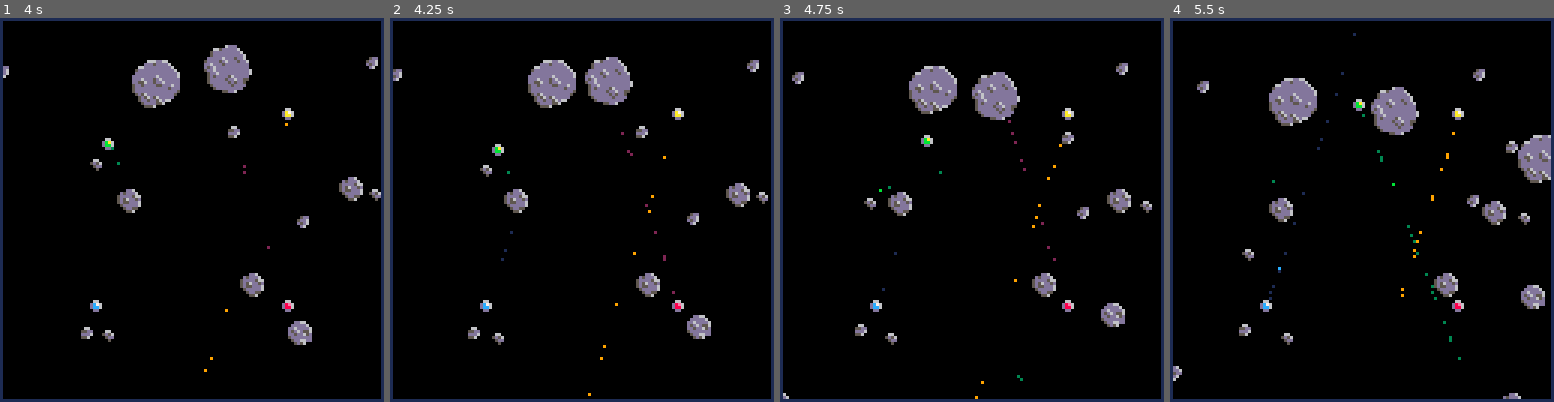
Above: before the commit, frames 1-4 (left to right).
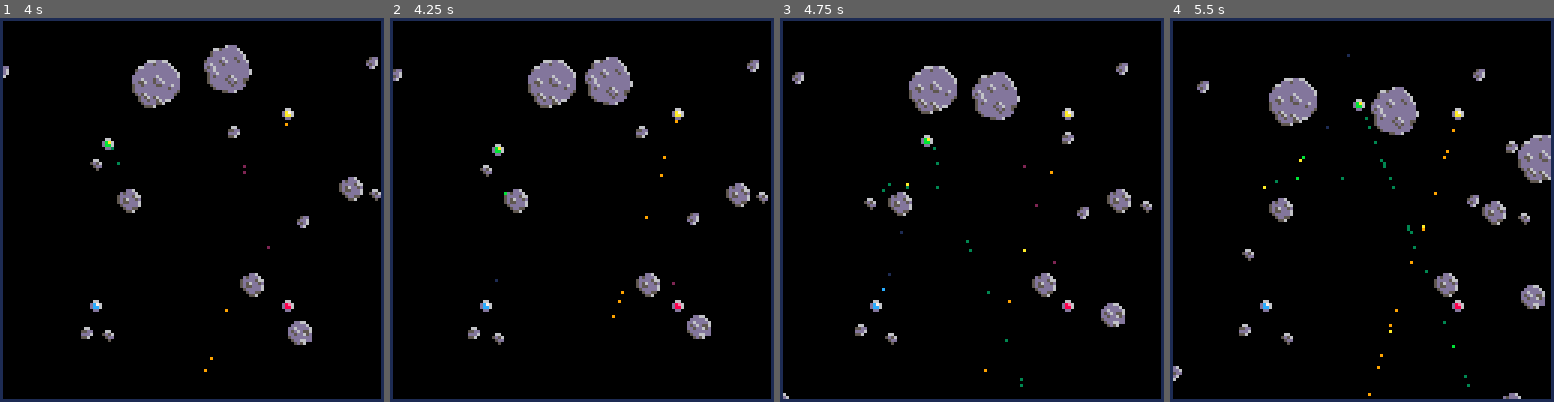
Above: after the commit, the same moments.

Repository: Ramito/PICO-8-Projects
Game: PICO-8 cartridge laserduel.p8
The game is run twice, just before and just after one commit, with the same random seed, the same clock (stepped at 60 frames per second) and the same inputs.
Inputs:
- Up to frame 1 (4 s): tap X (X key) at 0.33, 1.07, 1.85, 2.97 s; tap O (Z key) at 0.7, 1.7, 2.1, 2.5, 2.9, 3.3, 3.7 s; hold Right 1.6-2.1 s; hold Up 2.15-2.42 s; hold Right 2.47-3.03 s; hold Left 3.08-3.58 s; hold Down 3.63-3.97 s
- Up to frame 2 (4.25 s): hold Right from 4.02 s (still down); tap X (X key) at 4.08 s; tap O (Z key) at 4.1 s
- Up to frame 3 (4.75 s): tap O (Z key) at 4.5 s; release Right at 4.68 s; hold Up from 4.73 s (still down)
- Up to frame 4 (5.5 s): tap O (Z key) at 4.9, 5.3 s; release Up at 5.03 s; hold Left from 5.08 s (still down); tap X (X key) at 5.2 s

Frame 1 is identical in both runs. In frame 2, 0.2% of the frame differs, in the area x 27-75%, y 26-99%; in frame 3, 0.3%; in frame 4, 0.5%, in the area x 24-79%, y 3-99%.

Commit message:
Laser state machine logic

Diff:
--- a/laserduel.p8
+++ b/laserduel.p8
@@ -497,6 +497,8 @@
  attrs.aim_acc=0.0001
  attrs.aim_drag=0.99925
  attrs.aim_brake=0.9
+ attrs.reload_ticks=60
+ attrs.discharge_ticks=40
 	lasers.attrs=attrs
 end
 
@@ -504,7 +506,9 @@
 	local laser={
 		aim=aim,
 		aim_speed=0,
-		trigger=false,
+		discharging=false,
+		beam_active=false,
+		ticks=0,
 		index=index,
 		attrs=lasers.attrs
 	}
@@ -520,27 +524,39 @@
 function update_laser(laser)
 	local attrs=lasers.attrs
 	local la=attrs.aim_acc
- local index=laser.index-1
- local ❎=btn(❎,index)
- local 🅾️=btn(🅾️,index)
- local speed=laser.aim_speed
- acc=0
- if (❎) acc-=la
- if (🅾️) acc+=la
- local drag=attrs.aim_brake
- if acc~=0 and acc*speed>=0 then
- 	drag=attrs.aim_drag
- end
- speed+=acc
- speed*=drag
- if (speed == laser.aim_speed) speed=0
- laser.aim_speed=speed
- laser.aim+=speed
-	if (laser.trigger) then
-		laser.trigger=❎ or 🅾️
+	local index=laser.index-1
+	local ❎=btn(❎,index)
+	local 🅾️=btn(🅾️,index)
+	local speed=laser.aim_speed
+	acc=0
+	if (❎) acc-=la
+	if (🅾️) acc+=la
+	local drag=attrs.aim_brake
+	if acc~=0 and acc*speed>=0 then
+		drag=attrs.aim_drag
+	end
+	speed+=acc
+	speed*=drag
+	if (speed == laser.aim_speed) speed=0
+	laser.aim_speed=speed
+	laser.aim+=speed
+	if(laser.ticks <= 0) then
+		if (laser.discharging) then
+			laser.discharging=false
+			laser.ticks=attrs.reload_ticks
+		else
+			if (❎ and 🅾️) then
+				laser.discharging=true
+				sfx(0)
+				laser.ticks=attrs.discharge_ticks
+			end
+		end
 	else
-		if (❎ and 🅾️) laser.trigger=true sfx(0)
-	end
+		laser.ticks-=1
+	end
+	local ticks_mod = laser.ticks % 8
+	laser.beam_active = laser.discharging and ticks_mod>=3
+	if (laser.discharging and ticks_mod==7) sfx(0)
 end
 
 function compute_hit(laser,col)
@@ -587,7 +603,7 @@
 	for i=1,#asteroids do
 		compute_hit(laser,asteroids[i])
 	end
-	if (not laser.trigger) return
+	if (not laser.beam_active) return
 	local hit_object=hit.object
 	if (not hit_object or not hit_object.on_hit) return
 	hit_object:on_hit(hit)
@@ -611,12 +627,12 @@
 	local dest=get_cached_vec2(1)
 	if (laser.hit.object) then
 	 dest:set(laser.hit.point)
-	 if (laser.trigger) spawn_hit_particles(laser.hit,laser.index)
+	 if (laser.beam_active) spawn_hit_particles(laser.hit,laser.index)
 	else
 		dest:set_arg(laser.aim)
 			:scale(180):add(origin)
 	end
-	if laser.trigger then
+	if laser.beam_active then
 		line(origin.x,origin.y,dest.x,dest.y,8)
 		circfill(dest.x,dest.y,2,8)
 	else
